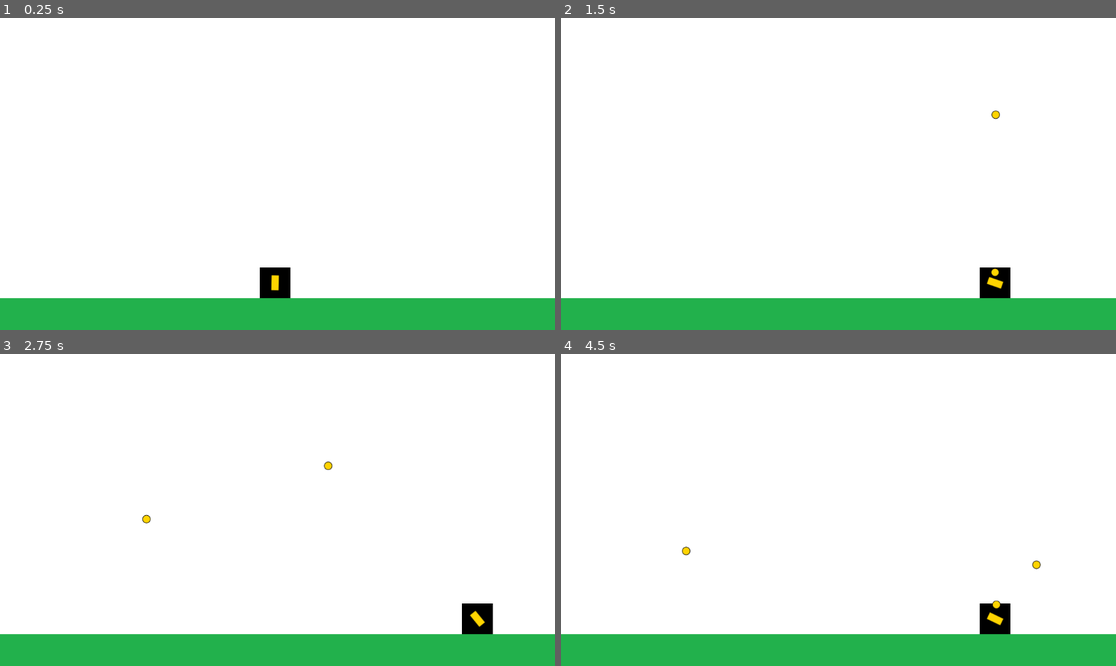
Above: before the commit, frames 1-4 (two rows, left to right).
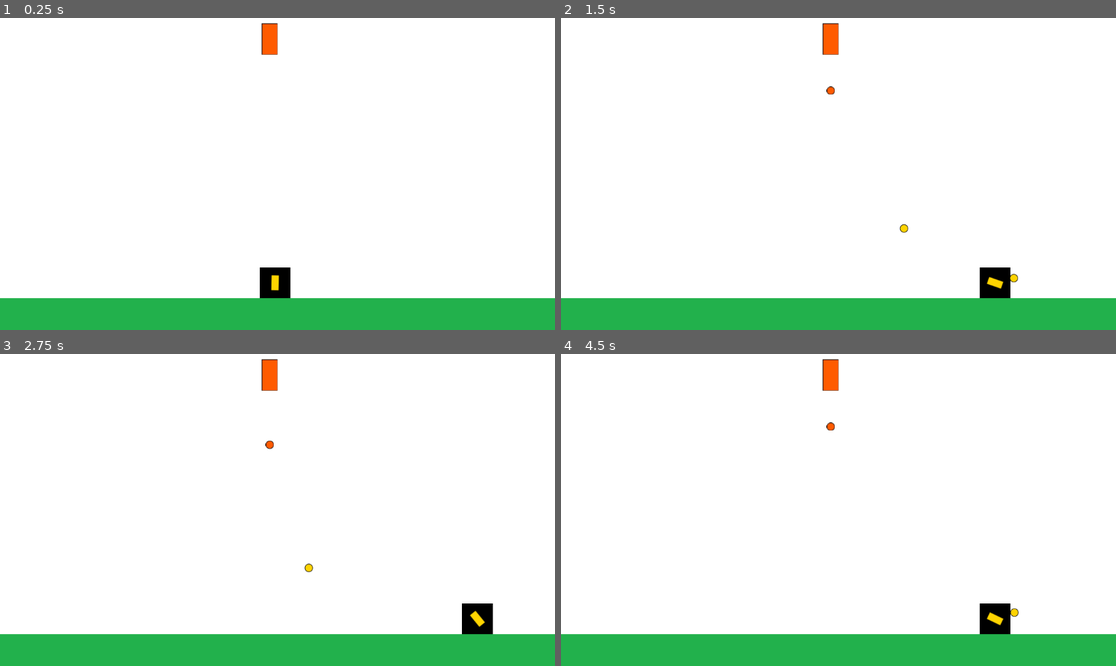
Above: after the commit, the same moments.

Repository: AxelLopezGarabal/IDV_2024_S2
Game: Godot game, scene res://main.tscn
The game is run twice, just before and just after one commit, with the same random seed, the same clock (stepped at 60 frames per second) and the same inputs.
Inputs (mouse positions are in pixels of both pictures, inside the frame that each line leads up to):
- Up to frame 1 (0.25 s): no input
- Up to frame 2 (1.5 s): tap Enter at 0.5 s; move the mouse to (960, 158) at 0.52 s; hold Right (Right) 0.53-1.28 s; click (960, 158) at 0.6 s; move the mouse to (727, 189) at 1.27 s; hold Left (Left) from 1.28 s (still down); click (727, 189) at 1.35 s
- Up to frame 3 (2.75 s): move the mouse to (333, 441) at 2.02 s; release Left (Left) at 2.03 s; hold Right (Right) from 2.03 s (still down); click (333, 441) at 2.1 s
- Up to frame 4 (4.5 s): move the mouse to (810, 572) at 2.77 s; click (810, 572) at 2.85 s; move the mouse to (1005, 556) at 3.52 s; release Right (Right) at 3.53 s; hold Left (Left) from 3.53 s (still down); click (1005, 556) at 3.6 s; move the mouse to (672, 463) at 4.27 s; click (672, 463) at 4.35 s

The runs differ from the first frame. In frame 1, 0.3% of the frame differs, in the area x 47-51%, y 1-12%; in frame 2, 0.5%; in frame 3, 0.5%; in frame 4, 0.5%, in the area x 21-87%, y 1-85%.

Commit message:
added:Turret

Diff:
--- a/entrega_1&2_lopezgaxel/abs_projectile.gd
+++ b/entrega_1&2_lopezgaxel/abs_projectile.gd
@@ -1,15 +1,20 @@
 extends Sprite2D
+class_name Projectile
 
-class_name Projectile
+signal delete_req(projectile)
 var direction:Vector2
 @export var speed = 500
 
 func set_starting_values(star_position:Vector2, dir:Vector2):
 	global_position = star_position
 	self.direction = dir
+	$Timer.autostart = true #tiene que estar seteado en true
 
 func _physics_process(delta):
 	position += direction * speed * delta
 
 func _on_visible_on_screen_notifier_2d_screen_exited() -> void:
 	queue_free()
+
+func _on_timer_timeout():
+	emit_signal("delete_req", self)
--- a/entrega_1&2_lopezgaxel/abs_projectile.tscn
+++ b/entrega_1&2_lopezgaxel/abs_projectile.tscn
@@ -4,9 +4,13 @@
 
 [node name="Projectile" type="Sprite2D"]
 script = ExtResource("1_gxdar")
+speed = 150
+metadata/_edit_group_ = true
 
 [node name="Timer" type="Timer" parent="."]
+one_shot = true
 
 [node name="VisibleOnScreenNotifier2D" type="VisibleOnScreenNotifier2D" parent="."]
 
+[connection signal="timeout" from="Timer" to="." method="_on_timer_timeout"]
 [connection signal="screen_exited" from="VisibleOnScreenNotifier2D" to="." method="_on_visible_on_screen_notifier_2d_screen_exited"]
--- a/entrega_1&2_lopezgaxel/cannon.gd
+++ b/entrega_1&2_lopezgaxel/cannon.gd
@@ -11,3 +11,8 @@
 	var new_bullet:Projectile = projectile.instantiate()
 	new_bullet.set_starting_values(firePosition.global_position, (firePosition.global_position - global_position).normalized())
 	bullet_container.add_child(new_bullet)
+	new_bullet.delete_req.connect(_on_projectile_delete_req)
+
+func _on_projectile_delete_req(projectile):
+	bullet_container.remove_child(projectile)
+	projectile.queue_free()
--- a/entrega_1&2_lopezgaxel/main.tscn
+++ b/entrega_1&2_lopezgaxel/main.tscn
@@ -1,14 +1,16 @@
-[gd_scene load_steps=5 format=3 uid="uid://bredsbdmat4jr"]
+[gd_scene load_steps=6 format=3 uid="uid://bredsbdmat4jr"]
 
 [ext_resource type="PackedScene" uid="uid://lbjv0daetqgc" path="res://player.tscn" id="1_ctkeo"]
 [ext_resource type="Texture2D" uid="uid://bu5k2wh1vtdb" path="res://art/background.png" id="1_smped"]
 [ext_resource type="Texture2D" uid="uid://d1xglsq6e2hu6" path="res://art/floor.png" id="2_fvn12"]
+[ext_resource type="PackedScene" uid="uid://dxo4njqjj25rg" path="res://turret.tscn" id="4_r3ydv"]
 
 [sub_resource type="GDScript" id="GDScript_a5nbh"]
 script/source = "extends Node
 
 func _ready():
 	$Player.set_bullet_container(self)
+	$Turret.set_values($Player, self)
 "
 
 [node name="Main" type="Node"]
@@ -34,3 +36,6 @@
 
 [node name="Player" parent="." instance=ExtResource("1_ctkeo")]
 position = Vector2(571, 550)
+
+[node name="Turret" parent="." instance=ExtResource("4_r3ydv")]
+position = Vector2(560, 44)
--- /dev/null
+++ b/entrega_1&2_lopezgaxel/projectile_mob.tscn
@@ -0,0 +1,7 @@
+[gd_scene load_steps=3 format=3 uid="uid://dsp4f0erugr2m"]
+
+[ext_resource type="PackedScene" uid="uid://oa0jhma5bfur" path="res://abs_projectile.tscn" id="1_e8ykh"]
+[ext_resource type="Texture2D" uid="uid://cnfadlen0p6g3" path="res://art/proyectile_turret.png" id="2_7cx4o"]
+
+[node name="Projectile" instance=ExtResource("1_e8ykh")]
+texture = ExtResource("2_7cx4o")
--- /dev/null
+++ b/entrega_1&2_lopezgaxel/turret.gd
@@ -0,0 +1,23 @@
+extends Sprite2D
+@export var projectile:PackedScene
+var player
+var projectile_container:Node
+@onready var fire_pos:Marker2D = $Position
+
+func set_values(new_player, container):
+	self.player = new_player
+	self.projectile_container = container
+	$Timer.start()
+
+func _on_timer_timeout():
+	fire()
+
+func fire():
+	var new_bullet:Projectile = projectile.instantiate()
+	new_bullet.set_starting_values(fire_pos.global_position, (fire_pos.global_position - global_position).normalized())
+	projectile_container.add_child(new_bullet)
+	new_bullet.delete_req.connect(_on_projectile_delete_req)
+
+func _on_projectile_delete_req(projectile):
+	projectile_container.remove_child(projectile)
+	projectile.queue_free()
--- /dev/null
+++ b/entrega_1&2_lopezgaxel/turret.tscn
@@ -0,0 +1,17 @@
+[gd_scene load_steps=4 format=3 uid="uid://dxo4njqjj25rg"]
+
+[ext_resource type="Texture2D" uid="uid://js805mvbh45s" path="res://art/turret.png" id="1_s02e7"]
+[ext_resource type="Script" path="res://turret.gd" id="2_7i2me"]
+[ext_resource type="PackedScene" uid="uid://dsp4f0erugr2m" path="res://projectile_mob.tscn" id="3_4norj"]
+
+[node name="Turret" type="Sprite2D"]
+texture = ExtResource("1_s02e7")
+script = ExtResource("2_7i2me")
+projectile = ExtResource("3_4norj")
+
+[node name="Position" type="Marker2D" parent="."]
+position = Vector2(0, 32)
+
+[node name="Timer" type="Timer" parent="."]
+
+[connection signal="timeout" from="Timer" to="." method="_on_timer_timeout"]
